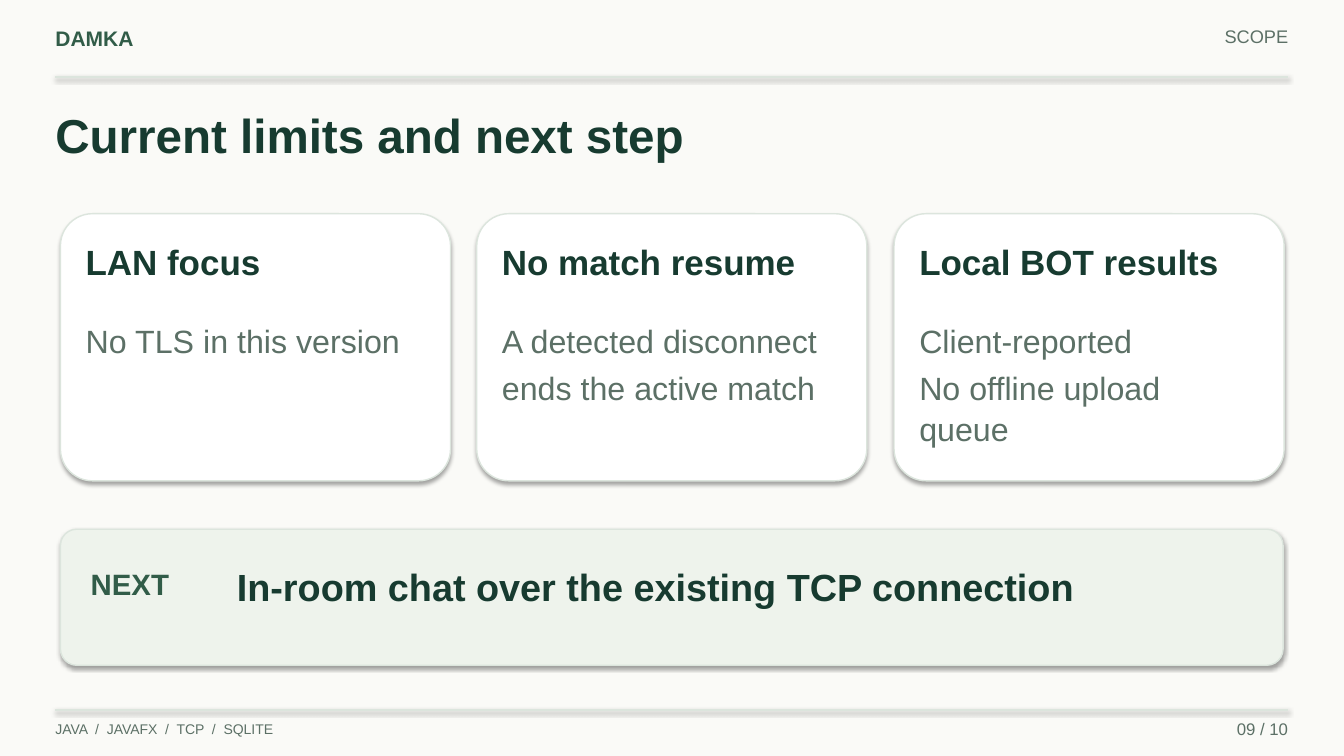
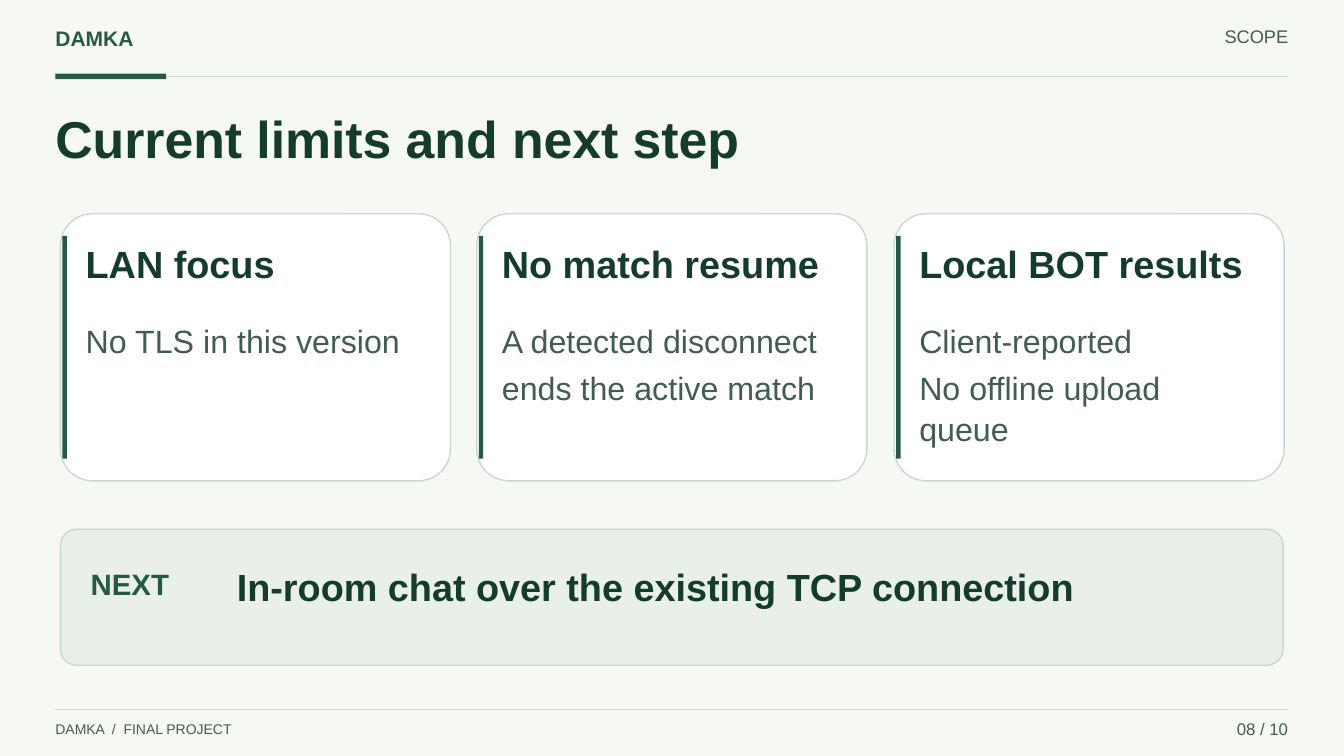
Before and after one commit to MuthannaFrhat/damka-game, a slide deck: slide 8 of docs/presentation/Damka_Presentation.pptx (slide 9 before the commit). Drawn at 1344x756 pixels with LibreOffice and Linux fonts; fonts in the diff are those of the drawing. Boxes give left, top, right and bottom in pixels: in the first picture for what was removed or moved away, otherwise in the second. Text is boxed around its words. In the diff, an @@ line names an element or a change of style, - is before the commit and + after.

Commit message:
Polish presentation design and update closing slides

```diff
--- a/docs/presentation/Damka_Presentation.pptx
+++ b/docs/presentation/Damka_Presentation.pptx
@@ background #FAFAF7 to #F6F8F4 @@
@@ line (55, 77) - (1289, 77): stroke #DCE5DD 1.4 pt to #CBD8CF 1 pt @@
@@ rectangle added at box(55, 74, 166, 80), fill #285942 @@
@@ text "Current limits and next step" at box(55, 120, 739, 168): size 34 to 37 pt, text colour #173B30 to #153B2D @@
@@ rectangle added at box(63, 236, 67, 459), fill #285942 @@
@@ rectangle added at box(479, 236, 483, 459), fill #285942 @@
@@ outline #DCE5DD 1 pt to #CBD8CF 1 pt; shadow off in 3 elements at box(60, 214, 451, 481), box(477, 214, 867, 481), box(894, 214, 1285, 481) @@
@@ rectangle added at box(896, 236, 900, 459), fill #285942 @@
@@ size 25 to 27 pt, text colour #173B30 to #153B2D in 3 elements at box(86, 250, 275, 279), box(502, 250, 818, 279), box(919, 250, 1243, 279) @@
@@ text colour #5C7066 to #425D50 in 4 elements at box(1225, 30, 1289, 43), box(86, 329, 400, 354), box(502, 329, 817, 401), box(919, 329, 1161, 447) @@
@@ rounded rectangle at box(60, 529, 1284, 665): fill #EEF3EC to #E8F0E7; outline #DCE5DD 1 pt to #CBD8CF 1 pt; shadow off @@
@@ line (55, 710) - (1289, 710): stroke #DCE5DD 1.4 pt to #CBD8CF 0.8 pt @@
@@ text at box(55, 724, 231, 734): text changed; text colour #5C7066 to #425D50 @@
-JAVA / JAVAFX / TCP / SQLITE
+DAMKA / FINAL PROJECT
@@ text at box(1237, 723, 1288, 735): text changed; text colour #5C7066 to #425D50 @@
-09 / 10
+08 / 10
```
Also in this commit, not shown: 8 other slides changed, 1 slide added, 1 slide removed, 4 other files.
